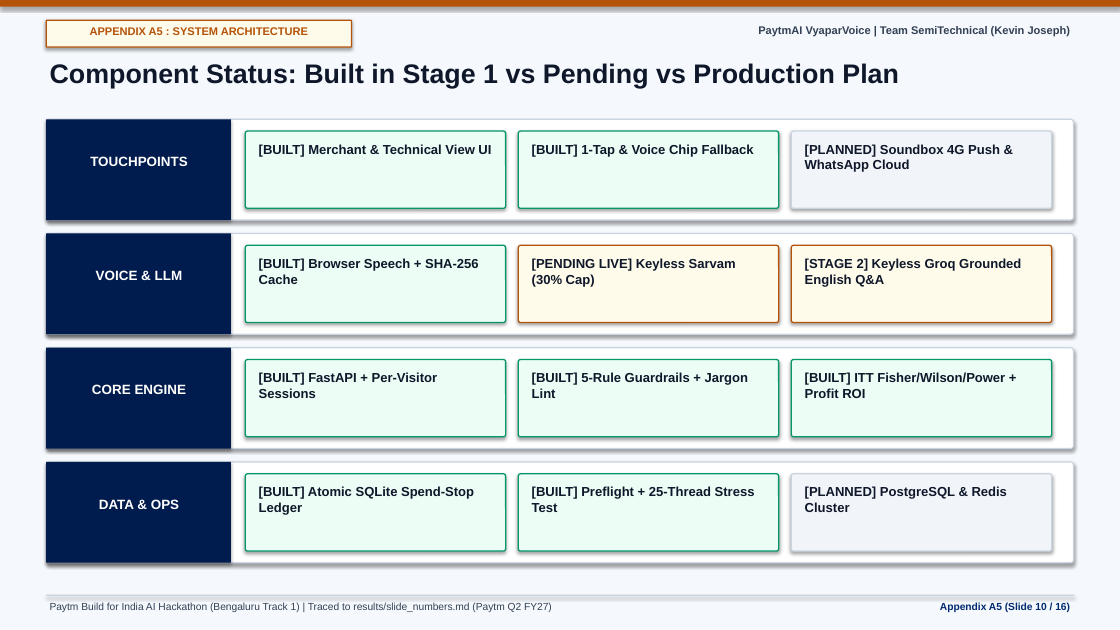
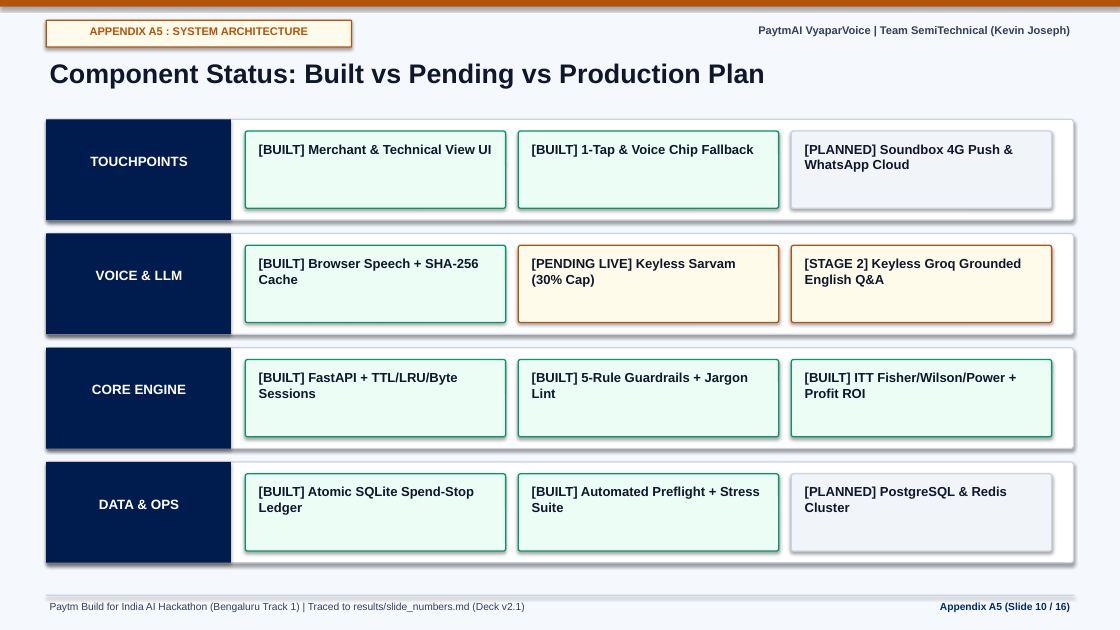
Before and after one commit to somebeing2/paytmai-vyaparvoice, a slide deck: slide 10 of deck/v2/PaytmAI_VyaparVoice_v2.pptx. Drawn at 1120x630 pixels with LibreOffice and Linux fonts; fonts in the diff are those of the drawing. Boxes give left, top, right and bottom in pixels: in the first picture for what was removed or moved away, otherwise in the second. Text is boxed around its words. In the diff, an @@ line names an element or a change of style, - is before the commit and + after.

Commit message:
docs(deck-v2.1): pooled 50-shop pilot power, A9 profit CI rule, EN author-checked status, plain capability tiles, Q4 cap-refusal Q&A, and P1 Stage 2 plan [skip render]

```diff
--- a/deck/v2/PaytmAI_VyaparVoice_v2.pptx
+++ b/deck/v2/PaytmAI_VyaparVoice_v2.pptx
@@ text at [50,63,765,89]: text changed @@
-Component Status: Built in Stage 1 vs Pending vs Production Plan
+Component Status: Built vs Pending vs Production Plan
@@ text at [259,372,458,398]: text changed @@
-[BUILT] FastAPI + Per-Visitor Sessions
+[BUILT] FastAPI + TTL/LRU/Byte Sessions
@@ text at [532,486,760,512]: text changed @@
-[BUILT] Preflight + 25-Thread Stress Test
+[BUILT] Automated Preflight + Stress Suite
@@ text at [50,603,525,612]: text changed @@
-Paytm Build for India AI Hackathon (Bengaluru Track 1) | Traced to results/slide_numbers.md (Paytm Q2 FY27)
+Paytm Build for India AI Hackathon (Bengaluru Track 1) | Traced to results/slide_numbers.md (Deck v2.1)
```
Also in this commit, not shown: 15 other slides changed, 9 other files.
